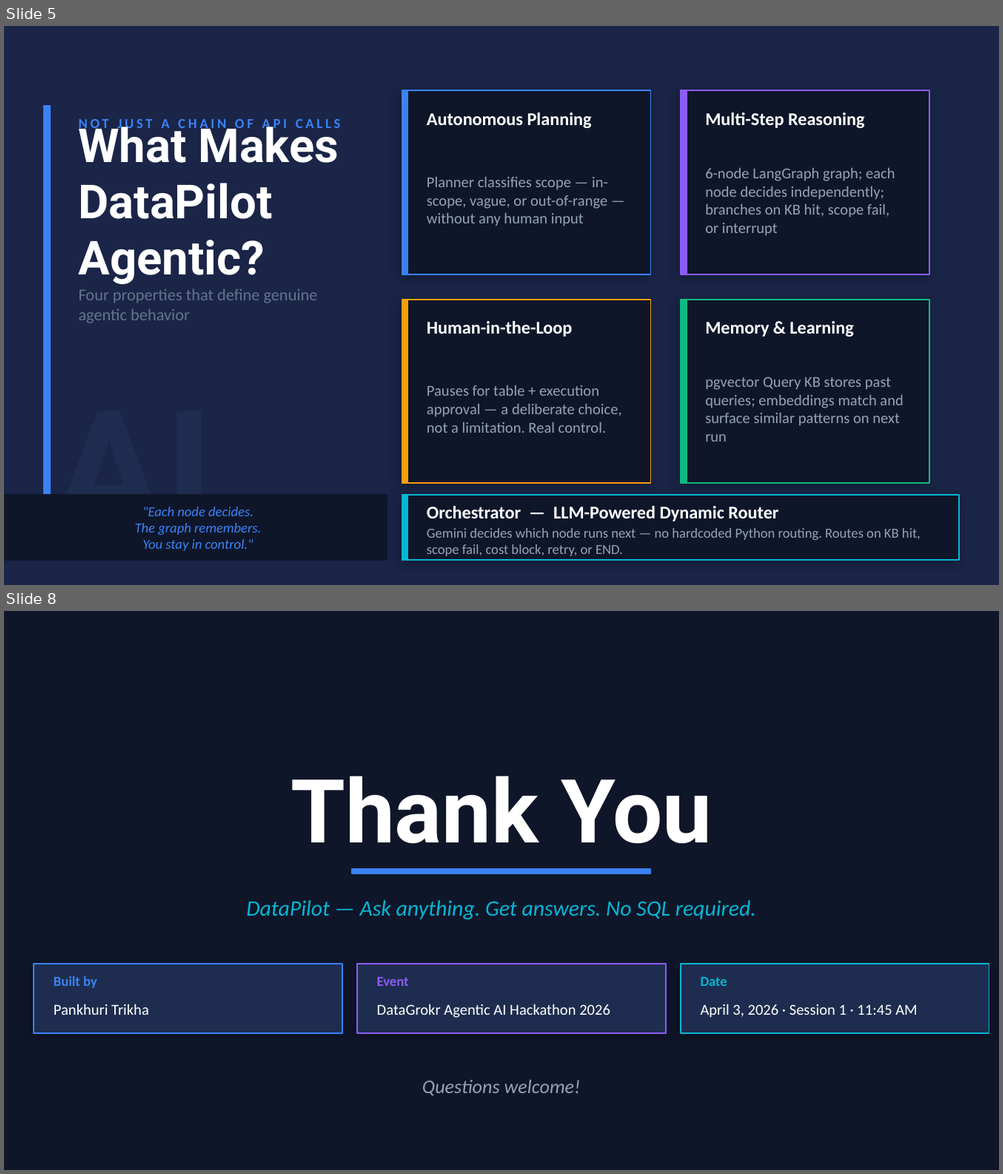
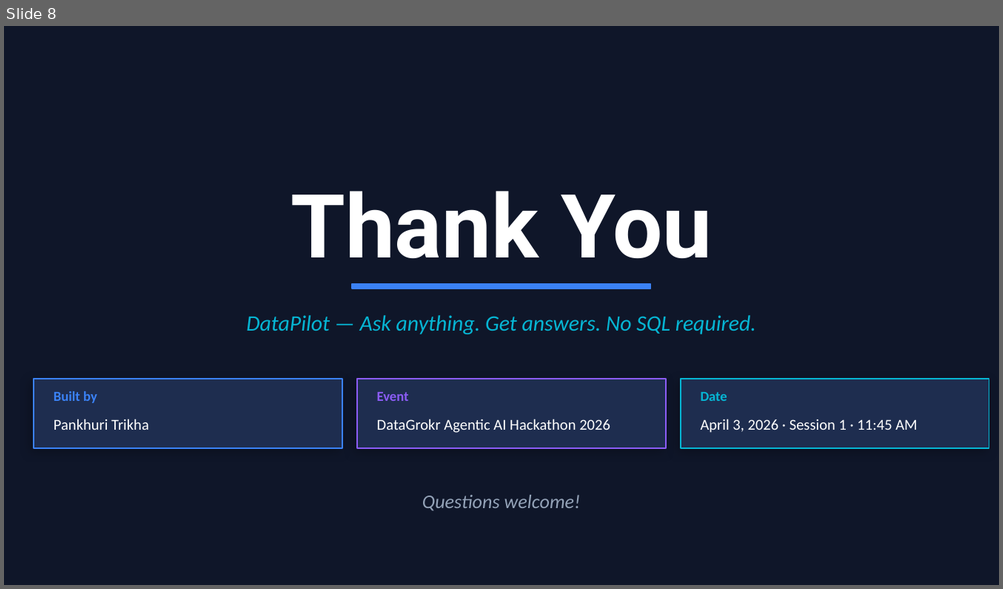
Before and after one commit to pankhuri-52/DataPilot_Agentic_Analyst, a slide deck: DataPilot_Hackathon.pptx. Shown one above the other, each under a label of ours: slides 5 and 8 before the commit, slide 8 after it; the slides between them are not shown. The pictures are 1003x1174 and 1003x589 pixels, drawn with LibreOffice and Linux fonts; fonts in the diff are those of the drawing. Boxes give left, top, right and bottom in pixels: in the first picture for what was removed or moved away, otherwise in the second. Text is boxed around its words. In the diff, an @@ line names an element or a change of style, - is before the commit and + after.

```diff
--- a/DataPilot_Hackathon.pptx
+++ b/DataPilot_Hackathon.pptx
@@ slide 5 removed at [4,26,999,585], background #1A2547 @@
@@ rectangle removed at [402,90,651,275] @@
@@ rectangle removed at [402,90,408,275] @@
@@ rectangle removed at [680,90,929,275] @@
@@ rectangle removed at [680,90,686,275] @@
@@ rectangle removed at [44,106,50,503] @@
@@ text removed at [427,113,592,128] @@
-Autonomous Planning
@@ text removed at [705,113,865,128] @@
-Multi-Step Reasoning
@@ text removed at [79,119,341,133] @@
-NOT JUST A CHAIN OF API CALLS
@@ text removed at [79,119,339,285] @@
-What Makes
-DataPilot Agentic?
@@ text removed at [427,177,608,227] @@
-Planner classifies scope — in-scope, vague, or out-of-range — without any human input
@@ text removed at [705,168,895,236] @@
-6-node LangGraph graph; each node decides independently; branches on KB hit, scope fail, or interrupt
@@ text removed at [79,289,318,323] @@
-Four properties that define genuine agentic behavior
@@ rectangle removed at [402,300,651,483] @@
@@ rectangle removed at [402,300,408,483] @@
@@ rectangle removed at [680,300,929,483] @@
@@ rectangle removed at [680,300,686,483] @@
@@ text removed at [427,321,572,337] @@
-Human-in-the-Loop
@@ text removed at [705,321,853,337] @@
-Memory & Learning
@@ text removed at [705,378,902,442] @@
-pgvector Query KB stores past queries; embeddings match and surface similar patterns on next run
@@ text removed at [427,386,622,433] @@
-Pauses for table + execution approval — a deliberate choice, not a limitation. Real control.
@@ rectangle removed at [4,495,387,560] @@
@@ text removed at [54,507,213,551] @@
-AI
@@ text removed at [135,507,261,551] @@
-"Each node decides.
-The graph remembers.
-You stay in control."
@@ rectangle removed at [402,495,959,560] @@
@@ rectangle removed at [402,495,408,560] @@
@@ text removed at [427,506,778,522] @@
-Orchestrator — LLM-Powered Dynamic Router
@@ text removed at [427,528,920,557] @@
-Gemini decides which node runs next — no hardcoded Python routing. Routes on KB hit, scope fail, cost block, retry, or END.
```
Also in this commit, not shown: 2 slides changed, 5 slides added, 4 other slides removed, 11 other files.
